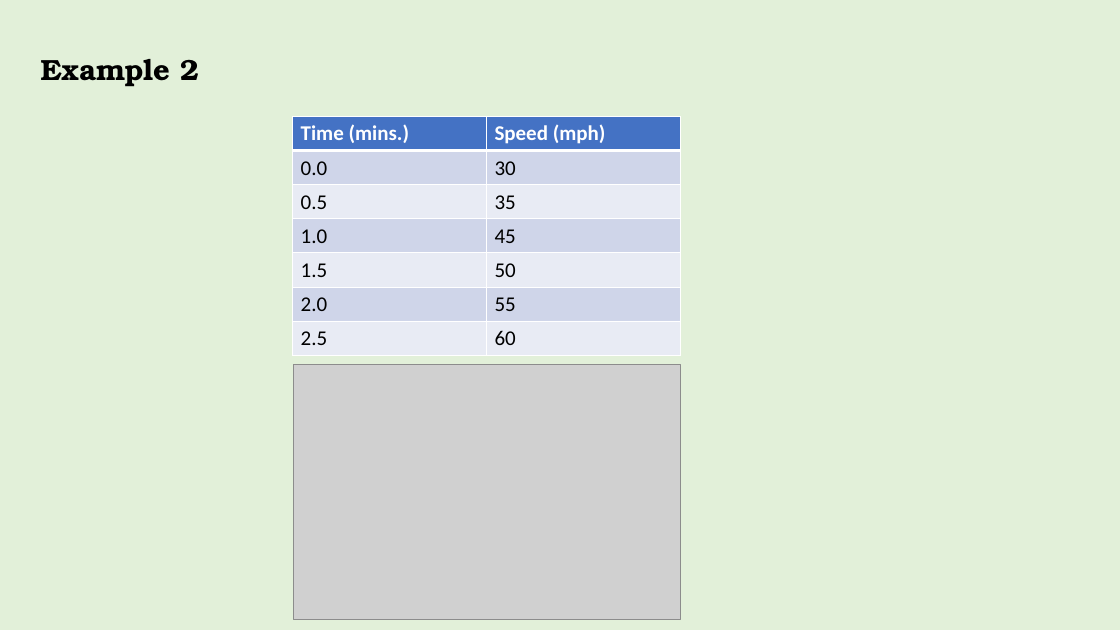
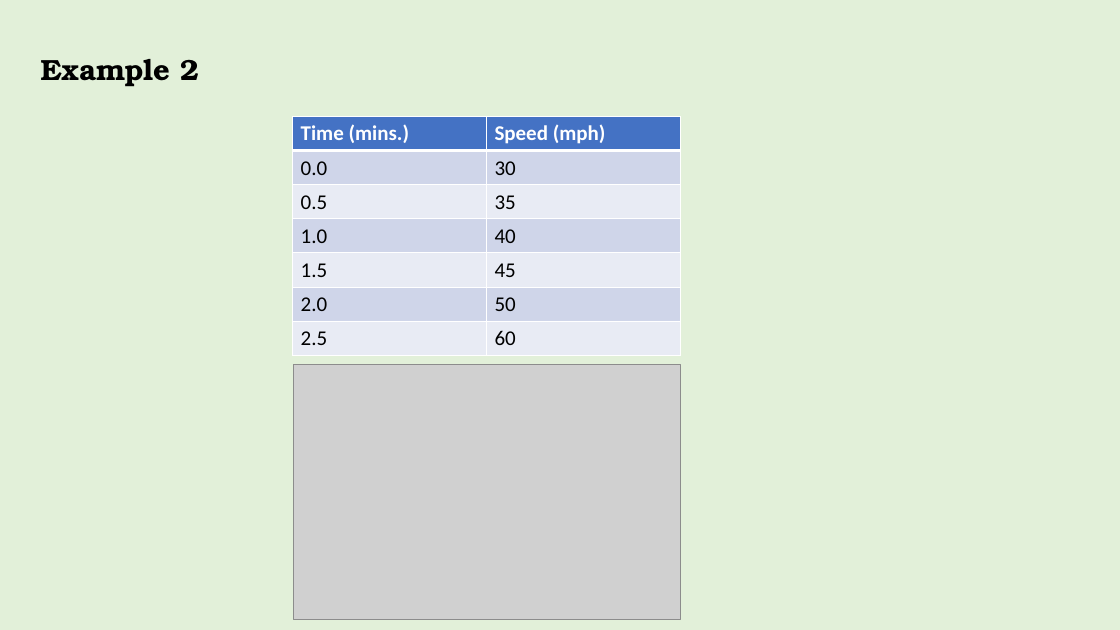
Before and after one commit to keplerlab/AI-Saturday, a slide deck: slide 5 of week6/calculus.pptx. Drawn at 1120x630 pixels with LibreOffice and Linux fonts; fonts in the diff are those of the drawing; grey boxes stand for pictures. Boxes give left, top, right and bottom in pixels: in the first picture for what was removed or moved away, otherwise in the second. Text is boxed around its words. In the diff, an @@ line names an element or a change of style, - is before the commit and + after.

```diff
--- a/week6/calculus.pptx
+++ b/week6/calculus.pptx
@@ table at [292, 117, 681, 352] @@
-row 4, column 2: 45
+row 4, column 2: 40
-row 5, column 2: 50
+row 5, column 2: 45
-row 6, column 2: 55
+row 6, column 2: 50
```
Also in this commit, not shown: 1 other slide changed.
